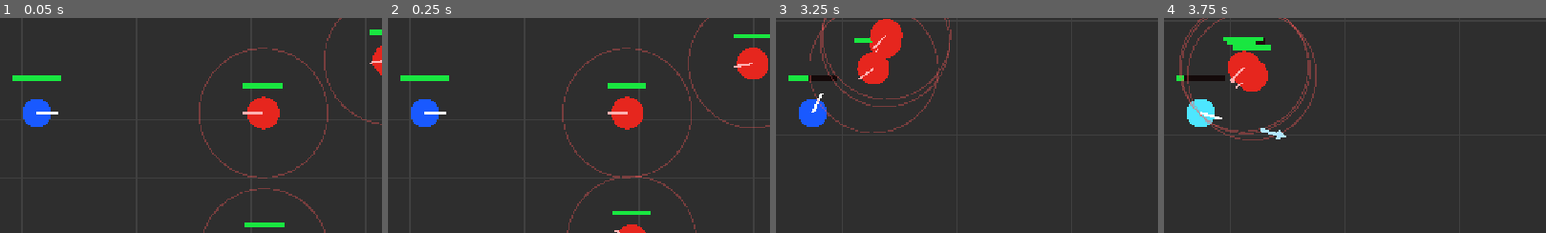
Above: before the commit, frames 1-4 (left to right).
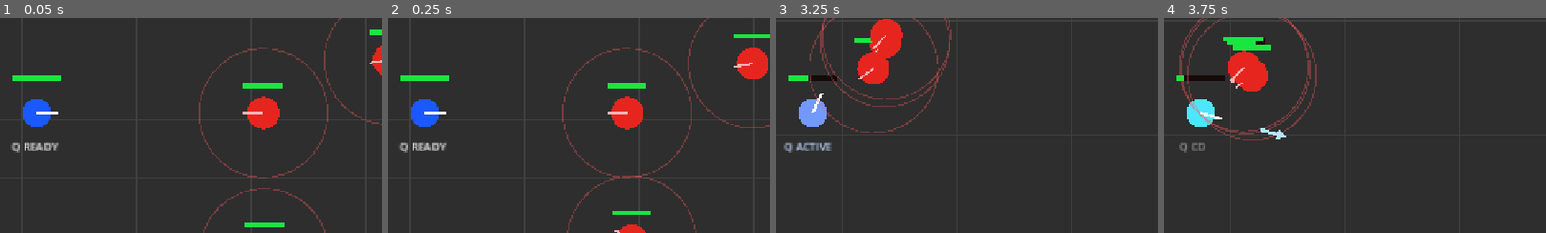
Above: after the commit, the same moments.

Repository: danyoon0760/last-archer
Game: Godot game, scene res://scenes/Main.tscn
Same seed, same stepped clock (60 frames per second), same inputs: the game is played once before the commit and once after it.
Inputs (mouse positions are % of the whole screen's width and height, from its top left):
- Up to frame 1 (0.05 s): no input
- Up to frame 2 (0.25 s): no input
- Up to frame 3 (3.25 s): tap Enter at 0.5 s; move the mouse to (72, 45) at 0.52 s; tap Q at 0.6, 1.35, 2.3, 3.05 s; click (72, 45) at 0.67 s; move the mouse to (30, 55) at 1.27 s; click (30, 55) at 1.42 s; move the mouse to (60, 28) at 2.02 s; tap R at 2.1 s; click (60, 28) at 2.17 s; move the mouse to (45, 70) at 2.77 s; tap E at 2.85 s; click (45, 70) at 2.92 s
- Up to frame 4 (3.75 s): move the mouse to (80, 65) at 3.52 s; tap Q at 3.6 s; click (80, 65) at 3.67 s
The pictures show only the part of the screen within x 45-95%, y 28-78%; the shares and areas given below are measured in that part.

The runs differ from the first frame. In frame 1, 0.4% of the frame differs, in the area x 2-16%, y 57-63%; in frame 2, 0.4%; in frame 3, 1.1%, in the area x 2-15%, y 37-63%; in frame 4, 0.2%.

Commit message:
Add Q rapid fire skill

Diff:
--- a/scripts/player.gd
+++ b/scripts/player.gd
@@ -3,12 +3,15 @@
 @export var speed: float = 350.0
 @export var stop_distance: float = 6.0
 @export var max_hp: int = 100
-@export var attack_cooldown: float = 0.35
+@export var base_attack_cooldown: float = 0.35
 @export var arrow_scene: PackedScene
 @export var dodge_speed: float = 850.0
 @export var dodge_duration: float = 0.16
 @export var dodge_cooldown: float = 1.2
 @export var invincible_duration: float = 0.35
+@export var rapid_fire_duration: float = 3.0
+@export var rapid_fire_cooldown: float = 8.0
+@export var rapid_fire_attack_cooldown: float = 0.16
 
 var target_position: Vector2
 var facing_direction: Vector2 = Vector2.RIGHT
@@ -16,6 +19,8 @@
 var dodge_timer: float = 0.0
 var dodge_cooldown_timer: float = 0.0
 var invincible_timer: float = 0.0
+var rapid_fire_timer: float = 0.0
+var rapid_fire_cooldown_timer: float = 0.0
 var dodge_direction: Vector2 = Vector2.RIGHT
 var hp: int
 var is_dead: bool = false
@@ -41,6 +46,8 @@
 	elif event is InputEventKey and event.pressed and not event.echo:
 		if event.keycode == KEY_E:
 			try_dodge()
+		elif event.keycode == KEY_Q:
+			try_rapid_fire()
 
 func _physics_process(delta: float) -> void:
 	update_timers(delta)
@@ -67,6 +74,10 @@
 		dodge_cooldown_timer = maxf(dodge_cooldown_timer - delta, 0.0)
 	if invincible_timer > 0.0:
 		invincible_timer = maxf(invincible_timer - delta, 0.0)
+	if rapid_fire_timer > 0.0:
+		rapid_fire_timer = maxf(rapid_fire_timer - delta, 0.0)
+	if rapid_fire_cooldown_timer > 0.0:
+		rapid_fire_cooldown_timer = maxf(rapid_fire_cooldown_timer - delta, 0.0)
 
 func move_toward_target() -> void:
 	var to_target: Vector2 = target_position - global_position
@@ -93,6 +104,17 @@
 	dodge_cooldown_timer = dodge_cooldown
 	invincible_timer = invincible_duration
 
+func try_rapid_fire() -> void:
+	if rapid_fire_cooldown_timer > 0.0:
+		return
+	rapid_fire_timer = rapid_fire_duration
+	rapid_fire_cooldown_timer = rapid_fire_cooldown
+
+func get_current_attack_cooldown() -> float:
+	if rapid_fire_timer > 0.0:
+		return rapid_fire_attack_cooldown
+	return base_attack_cooldown
+
 func try_shoot_at_mouse() -> void:
 	if attack_timer > 0.0:
 		return
@@ -108,7 +130,7 @@
 		shoot_direction = shoot_direction.normalized()
 
 	facing_direction = shoot_direction
-	attack_timer = attack_cooldown
+	attack_timer = get_current_attack_cooldown()
 
 	var arrow: Node = arrow_scene.instantiate()
 	get_tree().current_scene.add_child(arrow)
@@ -143,6 +165,8 @@
 		body_color = Color(0.3, 0.9, 1.0)
 	elif dodge_timer > 0.0:
 		body_color = Color(0.2, 0.75, 1.0)
+	elif rapid_fire_timer > 0.0:
+		body_color = Color(0.45, 0.6, 1.0)
 
 	draw_circle(Vector2.ZERO, 16.0, body_color)
 	draw_line(Vector2.ZERO, facing_direction * 24.0, Color.WHITE, 3.0)
@@ -155,5 +179,13 @@
 	draw_rect(Rect2(bar_pos, Vector2(bar_width, bar_height)), Color(0.08, 0.04, 0.04))
 	draw_rect(Rect2(bar_pos, Vector2(bar_width * hp_ratio, bar_height)), Color(0.1, 0.9, 0.25))
 
+	# Q skill indicator.
+	if rapid_fire_timer > 0.0:
+		draw_string(ThemeDB.fallback_font, Vector2(-32, 42), "Q ACTIVE", HORIZONTAL_ALIGNMENT_LEFT, -1.0, 12, Color(0.75, 0.85, 1.0))
+	elif rapid_fire_cooldown_timer > 0.0:
+		draw_string(ThemeDB.fallback_font, Vector2(-24, 42), "Q CD", HORIZONTAL_ALIGNMENT_LEFT, -1.0, 12, Color(0.6, 0.6, 0.6))
+	else:
+		draw_string(ThemeDB.fallback_font, Vector2(-28, 42), "Q READY", HORIZONTAL_ALIGNMENT_LEFT, -1.0, 12, Color.WHITE)
+
 	if is_dead:
 		draw_string(ThemeDB.fallback_font, Vector2(-58, -58), "DEAD - Press R", HORIZONTAL_ALIGNMENT_LEFT, -1.0, 14, Color.WHITE)
